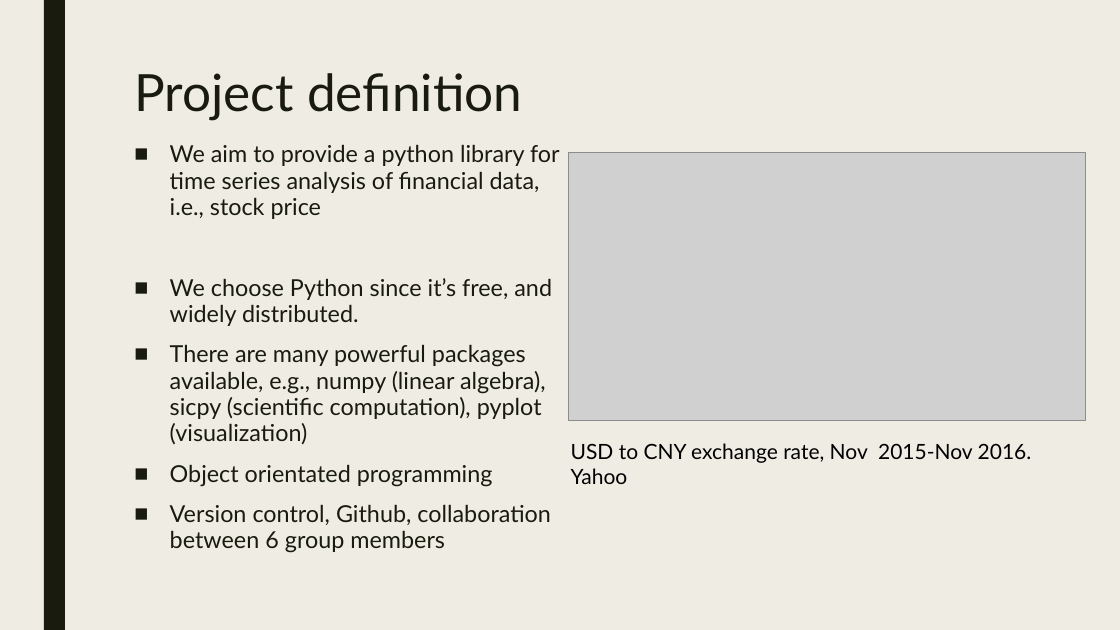
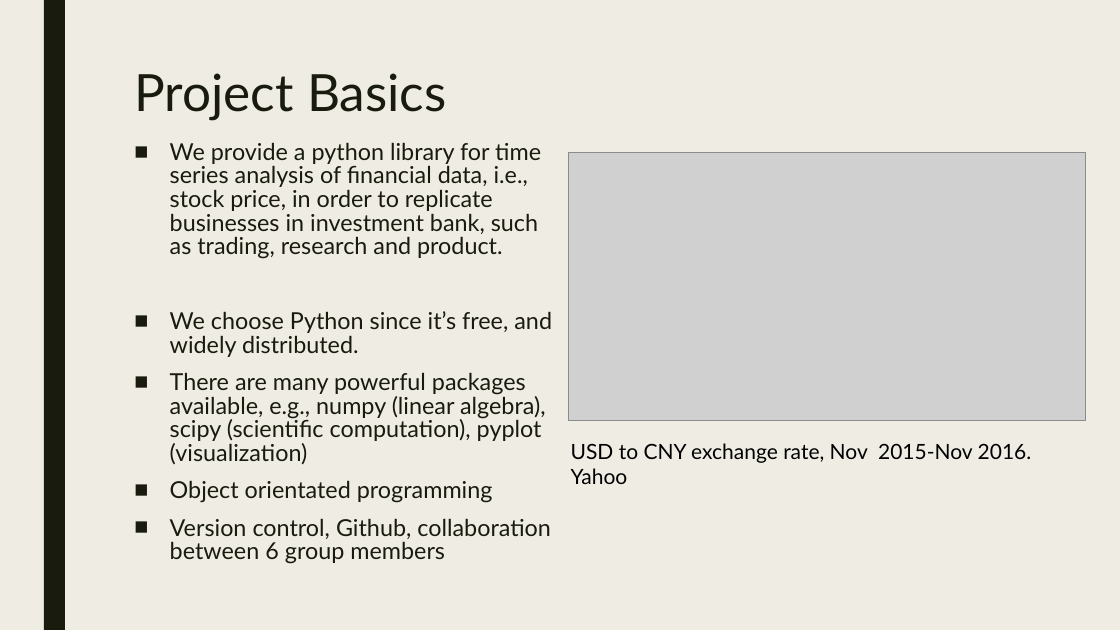
Before and after one commit to APC524/tsap, a slide deck: slide 3 of doc/presentation/pre.pptx. Drawn at 1120x630 pixels with LibreOffice and Linux fonts; fonts in the diff are those of the drawing; grey boxes stand for pictures. Boxes give left, top, right and bottom in pixels: in the first picture for what was removed or moved away, otherwise in the second. Text is boxed around its words. In the diff, an @@ line names an element or a change of style, - is before the commit and + after.

Commit message:
update slides

```diff
--- a/doc/presentation/pre.pptx
+++ b/doc/presentation/pre.pptx
@@ title at (x1=134, y1=73, x2=447, y2=120): text changed @@
-Project definition
+Project Basics
@@ text at (x1=170, y1=142, x2=541, y2=259): text changed @@
-■ We aim to provide a python library for time series analysis of financial data, i.e., stock price
+■ We provide a python library for time series analysis of financial data, i.e., stock price, in order to replicate businesses in investment bank, such as trading, research and product.
@@ text at (x1=170, y1=311, x2=552, y2=564): line spacing 0.94 to 0.84 @@
@@ text at (x1=170, y1=372, x2=546, y2=464): text changed @@
-■ There are many powerful packages available, e.g., numpy (linear algebra), sicpy (scientific computation), pyplot (visualization)
+■ There are many powerful packages available, e.g., numpy (linear algebra), scipy (scientific computation), pyplot (visualization)
```
Also in this commit, not shown: 1 other slide changed.
